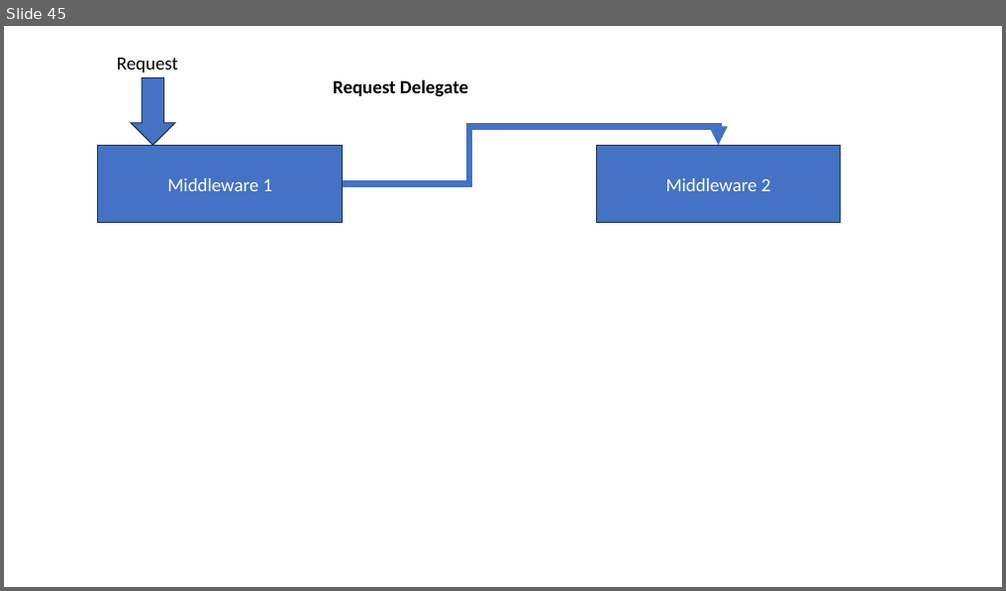
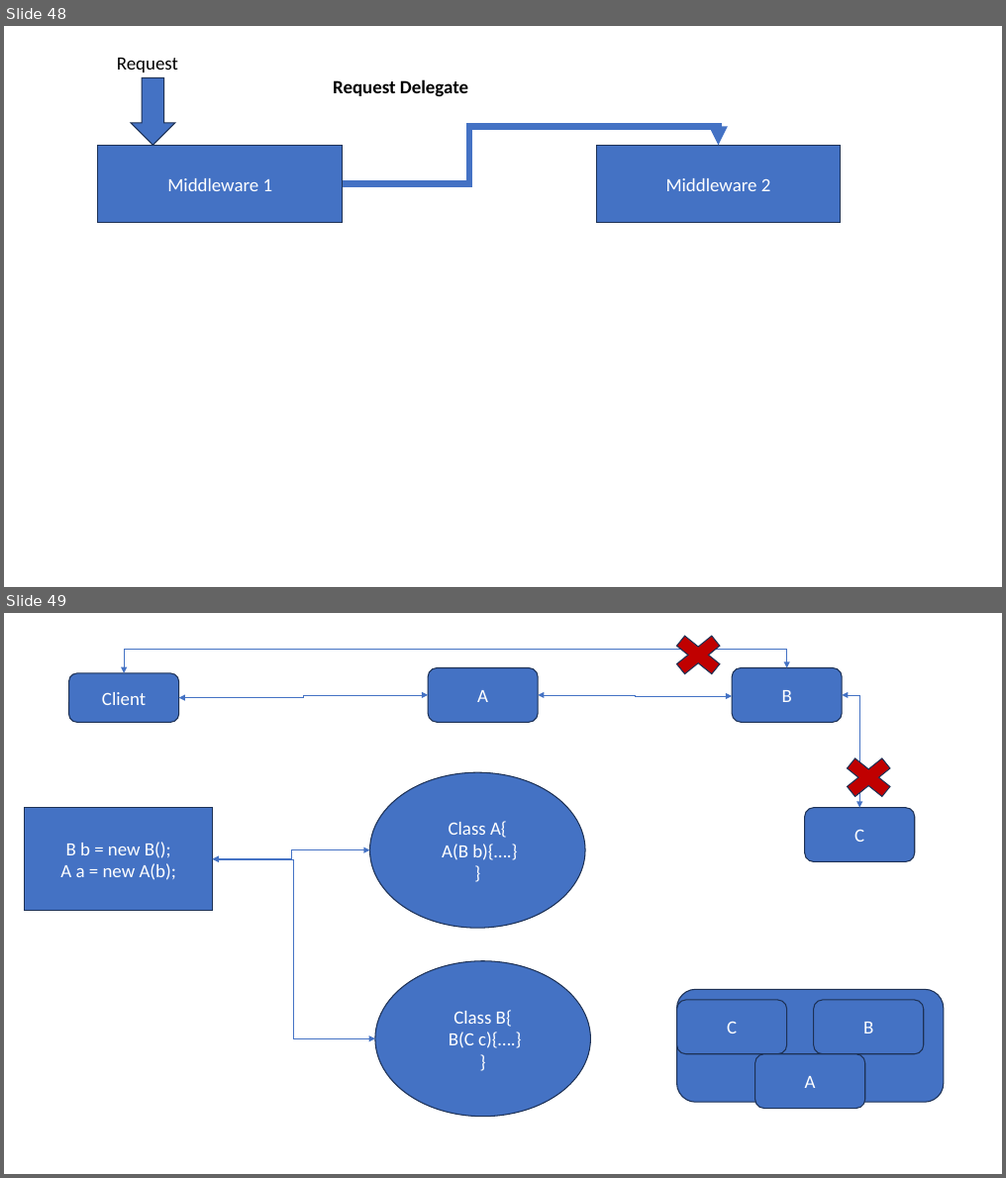
Before and after one commit to maheshsabnis/capita_sept_2023_Oct, a slide deck: Images.pptx. Shown one above the other, each under a label of ours: slide 45 before the commit, slides 48 and 49 after it. The pictures are 1006x591 and 1006x1178 pixels, drawn with LibreOffice and Linux fonts; fonts in the diff are those of the drawing. Boxes give left, top, right and bottom in pixels: in the first picture for what was removed or moved away, otherwise in the second. Text is boxed around its words. In the diff, an @@ line names an element or a change of style, - is before the commit and + after.

```diff
--- a/Images.pptx
+++ b/Images.pptx
@@ slide 49 added at (x1=4, y1=613, x2=1002, y2=1174), background #FFFFFF @@
@@ cross added at (x1=665, y1=628, x2=733, y2=682), fill #C00000, outline #1E3256 1 pt @@
@@ elbow double arrow added from (124, 673) to (787, 667), #4472C4 0.5 pt @@
@@ rounded rectangle added at (x1=428, y1=667, x2=538, y2=722), fill #4472C4, outline #1E3256 1 pt, 18 pt, text #FFFFFF @@
+A
@@ rounded rectangle added at (x1=732, y1=667, x2=842, y2=722), fill #4472C4, outline #1E3256 1 pt, 18 pt, text #FFFFFF @@
+B
@@ rounded rectangle added at (x1=69, y1=673, x2=179, y2=722), fill #4472C4, outline #1E3256 1 pt, 18 pt, text #FFFFFF @@
+Client
@@ elbow double arrow added from (179, 697) to (428, 695), #4472C4 0.5 pt @@
@@ elbow double arrow added from (538, 695) to (732, 696), #4472C4 0.5 pt @@
@@ elbow double arrow added from (842, 695) to (859, 808), #4472C4 0.5 pt @@
@@ cross added at (x1=835, y1=751, x2=902, y2=805), fill #C00000, outline #1E3256 1 pt @@
@@ ellipse added at (x1=370, y1=772, x2=586, y2=928), fill #4472C4, outline #1E3256 1 pt, 18 pt, text #FFFFFF @@
+Class A{
+A(B b){….}
+}
@@ rectangle added at (x1=25, y1=808, x2=213, y2=911), fill #4472C4, outline #1E3256 1 pt, 18 pt, text #FFFFFF @@
+B b = new B();
+A a = new A(b);
@@ rounded rectangle added at (x1=805, y1=808, x2=915, y2=861), fill #4472C4, outline #1E3256 1 pt, 18 pt, text #FFFFFF @@
+C
@@ elbow double arrow added from (213, 860) to (370, 851), #4472C4 0.5 pt @@
@@ elbow double arrow added from (213, 860) to (375, 1039), #4472C4 0.5 pt @@
@@ ellipse added at (x1=375, y1=961, x2=591, y2=1117), fill #4472C4, outline #1E3256 1 pt, 18 pt, text #FFFFFF @@
+Class B{
+B(C c){….}
+}
@@ rounded rectangle added at (x1=677, y1=989, x2=944, y2=1103), fill #4472C4, outline #1E3256 1 pt @@
@@ rounded rectangle added at (x1=677, y1=1000, x2=787, y2=1054), fill #4472C4, outline #1E3256 1 pt, 18 pt, text #FFFFFF @@
+C
@@ rounded rectangle added at (x1=814, y1=1000, x2=924, y2=1054), fill #4472C4, outline #1E3256 1 pt, 18 pt, text #FFFFFF @@
+B
@@ rounded rectangle added at (x1=755, y1=1055, x2=865, y2=1109), fill #4472C4, outline #1E3256 1 pt, 18 pt, text #FFFFFF @@
+A
@@ what was slide 45 is now slide 48 @@
```
Also in this commit, not shown: 7 other slides added, 13 other files.
